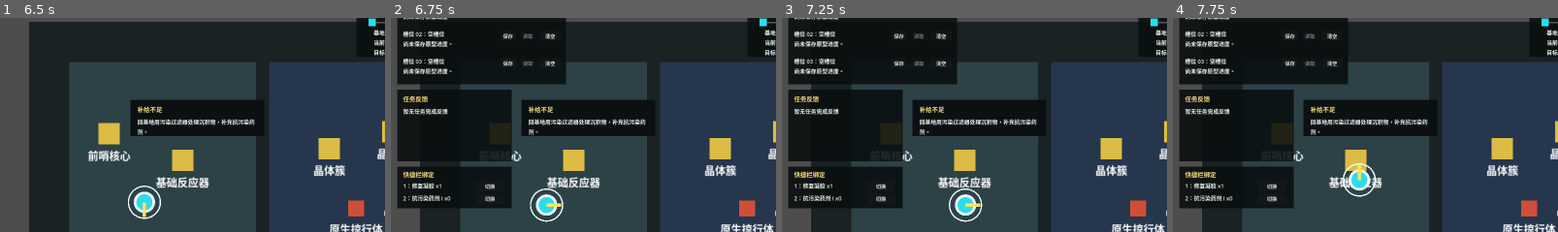
Above: before the commit, frames 1-4 (left to right).
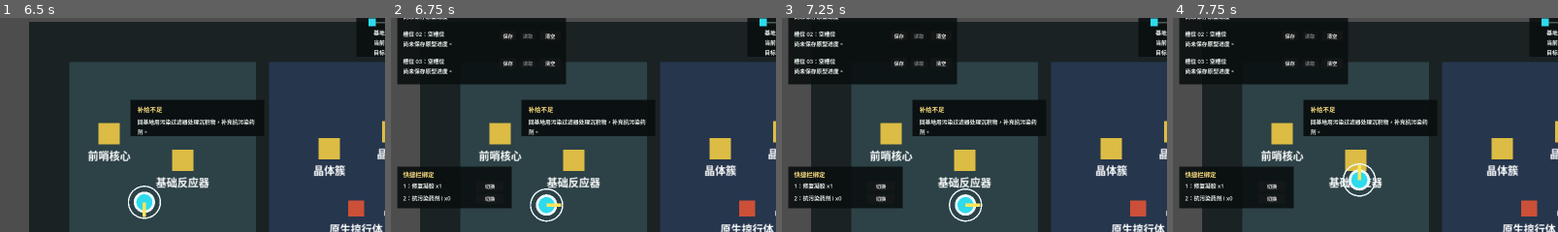
Above: after the commit, the same moments.

Repository: laugh0608/RadishCatalyst
Game: Godot game, scene res://scenes/boot/Boot.tscn
Two runs of this game, one before a commit and one after it. Both use one fixed random seed, a clock stepped at 60 frames per second and the inputs below.
Inputs:
- Up to frame 1 (6.5 s): tap Enter at 0.5 s; hold D (move_right) 0.53-1.28 s; tap J (attack) at 0.6 s; hold S (move_down) 1.28-2.03 s; tap R (cycle_recipe) at 1.35 s; hold D (move_right) 2.03-2.78 s; tap E (interact) at 2.1 s; hold W (move_up) 2.78-3.53 s; tap Q (toggle_device_panel) at 2.85 s; hold A (move_left) 3.53-4.25 s; tap F (toggle_module) at 3.6 s; click "关闭" at 4.25 s; tap Space at 5 s; hold A (move_left) 5.03-5.78 s; tap 1 (use_quick_slot_1) at 5.1 s; hold S (move_down) from 5.78 s (still down); tap 2 (use_quick_slot_2) at 5.85 s
- Up to frame 2 (6.75 s): release S (move_down) at 6.53 s; hold D (move_right) from 6.53 s (still down); tap Tab at 6.6 s
- Up to frame 3 (7.25 s): keep holding D (move_right)
- Up to frame 4 (7.75 s): release D (move_right) at 7.28 s; hold W (move_up) from 7.28 s (still down); tap J (attack) at 7.35 s
The pictures show only the part of the screen within x 0-50%, y 9-59%; the shares and areas given below are measured in that part.

Frame 1 is identical in both runs. In frame 2, 6.8% of the frame differs, in the area x 1-32%, y 33-67%; in frame 3, 6.8%; in frame 4, 6.8%.

Commit message:
feat: 增加任务完成反馈雏形

Diff:
--- a/client/scenes/ui/PrototypeHud.tscn
+++ b/client/scenes/ui/PrototypeHud.tscn
@@ -124,27 +124,27 @@
 
 [node name="CompletionPanel" type="ColorRect" parent="."]
 visible = false
-offset_left = 24.0
-offset_top = 360.0
-offset_right = 392.0
-offset_bottom = 592.0
-color = Color(0.0352941, 0.054902, 0.0588235, 0.88)
+offset_left = 588.0
+offset_top = 844.0
+offset_right = 1118.0
+offset_bottom = 1074.0
+color = Color(0.0352941, 0.054902, 0.0588235, 0.94)
 clip_contents = true
 
 [node name="CompletionTitleLabel" type="Label" parent="CompletionPanel"]
-offset_left = 18.0
-offset_top = 14.0
-offset_right = 350.0
-offset_bottom = 44.0
+offset_left = 22.0
+offset_top = 16.0
+offset_right = 508.0
+offset_bottom = 48.0
 text = "任务反馈"
 label_settings = SubResource("LabelSettings_prompt")
 autowrap_mode = 3
 
 [node name="CompletionDetailLabel" type="Label" parent="CompletionPanel"]
-offset_left = 18.0
-offset_top = 56.0
-offset_right = 350.0
-offset_bottom = 212.0
+offset_left = 22.0
+offset_top = 62.0
+offset_right = 508.0
+offset_bottom = 210.0
 text = "暂无任务完成反馈"
 label_settings = SubResource("LabelSettings_status")
 autowrap_mode = 3
--- a/client/scripts/ui/prototype_hud.gd
+++ b/client/scripts/ui/prototype_hud.gd
@@ -4,6 +4,7 @@
 const SAVE_SLOT_IDS: Array[String] = ["slot_01", "slot_02", "slot_03"]
 const QUICK_SLOT_BIND_CANDIDATES: Array[String] = ["item.repair_gel", "item.resistance_vial_t1", ""]
 const SUPPLY_FEEDBACK_SECONDS := 4.0
+const QUEST_COMPLETION_FEEDBACK_SECONDS := 7.0
 const MAP_MARKER_CURRENT_COLOR := Color(0.18, 0.86, 0.93, 1.0)
 const MAP_MARKER_TARGET_COLOR := Color(1.0, 0.78, 0.28, 1.0)
 const MAP_MARKER_UNLOCKED_COLOR := Color(0.55, 0.72, 0.66, 1.0)
@@ -11,6 +12,7 @@
 
 var last_quick_slots: Array[String] = []
 var supply_feedback_remaining_seconds := 0.0
+var quest_completion_feedback_remaining_seconds := 0.0
 var debug_panels_visible := false
 
 @onready var save_panel: ColorRect = $SavePanel
@@ -102,12 +104,16 @@
 
 
 func _process(delta: float) -> void:
-	if supply_feedback_remaining_seconds <= 0.0:
-		return
-
+	_update_timed_panel_visibility(delta)
+
+
+func _update_timed_panel_visibility(delta: float) -> void:
 	supply_feedback_remaining_seconds = maxf(0.0, supply_feedback_remaining_seconds - delta)
 	if supply_feedback_remaining_seconds <= 0.0:
 		supply_feedback_panel.visible = false
+	quest_completion_feedback_remaining_seconds = maxf(0.0, quest_completion_feedback_remaining_seconds - delta)
+	if quest_completion_feedback_remaining_seconds <= 0.0:
+		completion_panel.visible = false
 
 
 func update_status(data_registry: DataRegistry, world_state: WorldState, character_state: CharacterState) -> void:
@@ -155,6 +161,8 @@
 
 	completion_title_label.text = _format_quest_completion_panel_title(feedback)
 	completion_detail_label.text = _format_quest_completion_details(feedback)
+	completion_panel.visible = true
+	quest_completion_feedback_remaining_seconds = QUEST_COMPLETION_FEEDBACK_SECONDS
 
 
 func show_evacuation_feedback(feedback: Dictionary) -> void:
@@ -364,7 +372,6 @@
 func _set_debug_panels_visible(is_visible: bool) -> void:
 	debug_panels_visible = is_visible
 	save_panel.visible = is_visible
-	completion_panel.visible = is_visible
 	quick_slot_panel.visible = is_visible
 
 
Not shown, changed: docs/devlogs/2026-W19.md
Not shown, changed: docs/planning/current.md
Not shown, changed: docs/planning/vertical-slice.md
